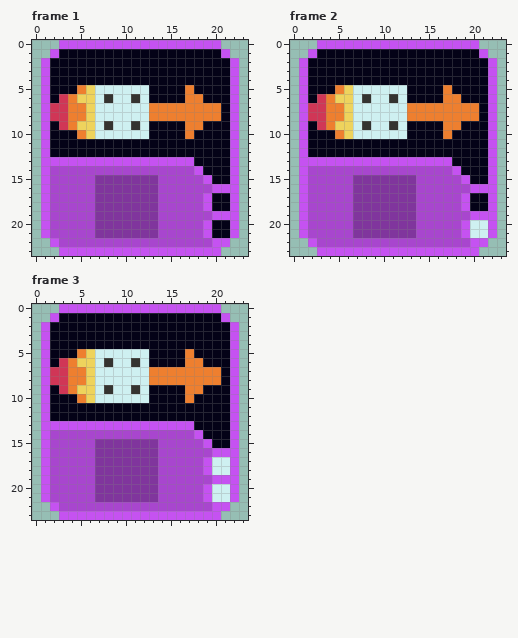
A pixel-art file gets an edit: Art/Textures/Tiles/PurpleTiles/afterburner_relay.aseprite. The first picture shows the starting point.
24x24 pixels, 3 frames. Shown: frame 1, frame 2, frame 3.
The result:
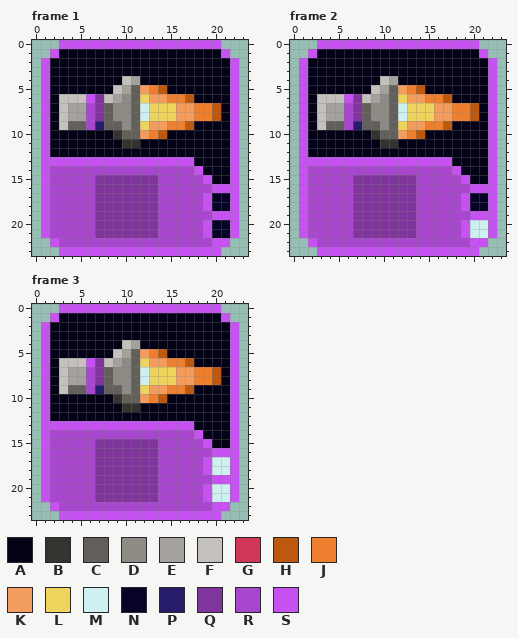
Palette (. is transparent): A #040217  B #343330  C #63605c  D #8e8b85  E #a5a29d  F #c4c1bc  G #d03656  H #bd580f  J #ee7f2f  K #f29c5d  L #eed35d  M #cef0f1  N #070326  P #251c6b  Q #80359d  R #a846ce  S #c552f1
The edit:
--- frame 1
@@ x 0..23 @@
  3 .SAAAAAAAAAAAAAAAAAAAAS.
- 4 .SAAAAAAAAAAAAAAAAAAAAS.
- 5 .SAAAJLMMMMMMAAAAJAAAAS.
- 6 .SAGJLLMBMMBMAAAAJJAAAS.
- 7 .SGGJJLMMMMMMJJJJJJJJAS.
- 8 .SGGJJLMMMMMMJJJJJJJJAS.
- 9 .SAGJLLMBMMBMAAAAJJAAAS.
-10 .SAAAJLMMMMMMAAAAJAAAAS.
-11 .SAAAAAAAAAAAAAAAAAAAAS.
+ 4 .SAAAAAAAAFEAAAAAAAAAAS.
+ 5 .SAAAAAAAFECKJHAAAAAAAS.
+ 6 .SAFFFSQFEDCLKKJJHAAAAS.
+ 7 .SAFEERQCDDCMLLLKKJJHAS.
+ 8 .SAFEERQCDDCMLLLKKJJHAS.
+ 9 .SAFCCRPCCDCLKKJJHAAAAS.
+10 .SAAAAAAABCCKJHAAAAAAAS.
+11 .SAAAAAAAABBAAAAAAAAAAS.
 12 .SAAAAAAAAAAAAAAAAAAAAS.
@@ x 18..23 @@
 16 RRSSS.
-17 RSAAS.
-18 RSAAS.
+17 RSNNS.
+18 RSNNS.
 19 RRSSS.
-20 RSAAS.
-21 RSAAS.
+20 RSNNS.
+21 RSNNS.
 22 RRSS..
--- frame 2
@@ x 0..23 @@
  3 .SAAAAAAAAAAAAAAAAAAAAS.
- 4 .SAAAAAAAAAAAAAAAAAAAAS.
- 5 .SAAAJLMMMMMMAAAAJAAAAS.
- 6 .SAGJLLMBMMBMAAAAJJAAAS.
- 7 .SGGJJLMMMMMMJJJJJJJJAS.
- 8 .SGGJJLMMMMMMJJJJJJJJAS.
- 9 .SAGJLLMBMMBMAAAAJJAAAS.
-10 .SAAAJLMMMMMMAAAAJAAAAS.
-11 .SAAAAAAAAAAAAAAAAAAAAS.
+ 4 .SAAAAAAAAFEAAAAAAAAAAS.
+ 5 .SAAAAAAAFECKJHAAAAAAAS.
+ 6 .SAFFFSQFEDCLKKJJHAAAAS.
+ 7 .SAFEERQCDDCMLLLKKJJHAS.
+ 8 .SAFEERQCDDCMLLLKKJJHAS.
+ 9 .SAFCCRPCCDCLKKJJHAAAAS.
+10 .SAAAAAAABCCKJHAAAAAAAS.
+11 .SAAAAAAAABBAAAAAAAAAAS.
 12 .SAAAAAAAAAAAAAAAAAAAAS.
@@ x 18..23 @@
 16 RRSSS.
-17 RSAAS.
-18 RSAAS.
+17 RSNNS.
+18 RSNNS.
 19 RRSSS.
--- frame 3
@@ x 0..23 @@
  3 .SAAAAAAAAAAAAAAAAAAAAS.
- 4 .SAAAAAAAAAAAAAAAAAAAAS.
- 5 .SAAAJLMMMMMMAAAAJAAAAS.
- 6 .SAGJLLMBMMBMAAAAJJAAAS.
- 7 .SGGJJLMMMMMMJJJJJJJJAS.
- 8 .SGGJJLMMMMMMJJJJJJJJAS.
- 9 .SAGJLLMBMMBMAAAAJJAAAS.
-10 .SAAAJLMMMMMMAAAAJAAAAS.
-11 .SAAAAAAAAAAAAAAAAAAAAS.
+ 4 .SAAAAAAAAFEAAAAAAAAAAS.
+ 5 .SAAAAAAAFECKJHAAAAAAAS.
+ 6 .SAFFFSQFEDCLKKJJHAAAAS.
+ 7 .SAFEERQCDDCMLLLKKJJHAS.
+ 8 .SAFEERQCDDCMLLLKKJJHAS.
+ 9 .SAFCCRPCCDCLKKJJHAAAAS.
+10 .SAAAAAAABCCKJHAAAAAAAS.
+11 .SAAAAAAAABBAAAAAAAAAAS.
 12 .SAAAAAAAAAAAAAAAAAAAAS.
